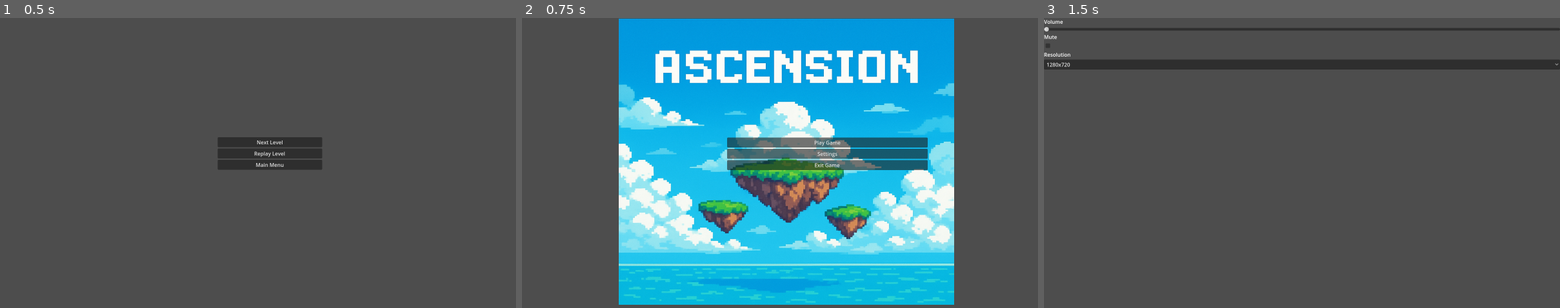
Above: before the commit, frames 1-3 (left to right).
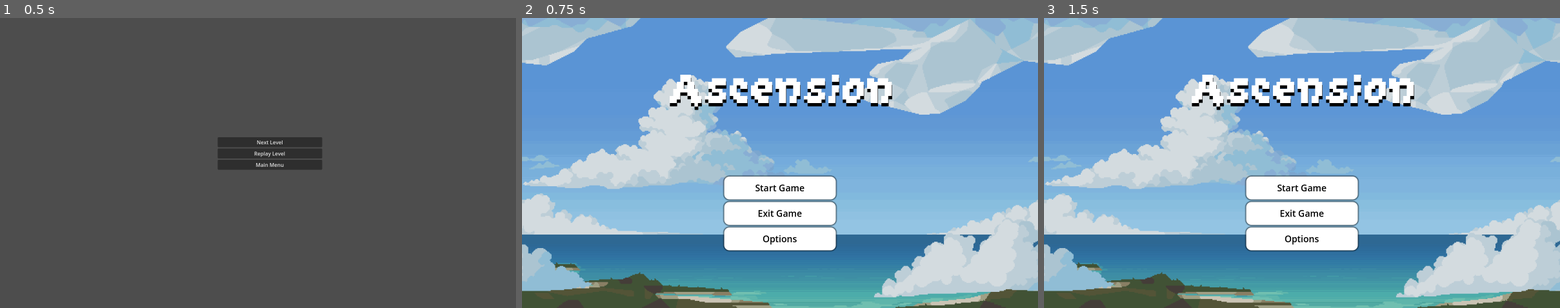
Above: after the commit, the same moments.

Repository: Lotarakuita/ASCENSION
Game: Godot game, scene res://scenes/Win screen 1.tscn
Two runs of this game, one before a commit and one after it. Both use one fixed random seed, a clock stepped at 60 frames per second and the inputs below. After the commit the project has no main scene; this scene is started directly in both runs.
Inputs (mouse positions are in pixels of both pictures, inside the frame that each line leads up to):
- Up to frame 1 (0.5 s): no input
- Up to frame 2 (0.75 s): click "Main Menu" at 0.5 s
- Up to frame 3 (1.5 s): click (1348, 154) at 1.25 s, where only the run before the commit has a clickable "Settings"

Frame 1 is identical in both runs. In frame 2, 97% of the frame differs, in the area x 0-100%, y 0-100%; in frame 3, 96%.

Commit message:
Worked on a new Main Menu/title screen

Diff:
--- a/project.godot
+++ b/project.godot
@@ -11,7 +11,6 @@
 [application]
 
 config/name="Ascension"
-run/main_scene="uid://dnxs7mvc2kk6h"
 config/features=PackedStringArray("4.4", "Forward Plus")
 config/icon="res://icon.svg"
 
--- /dev/null
+++ b/scenes/Title Screen.tscn
@@ -0,0 +1,135 @@
+[gd_scene load_steps=9 format=3 uid="uid://dfqyr8rfw1eaf"]
+
+[ext_resource type="Texture2D" uid="uid://dn28pp4ns4c8" path="res://World Design/Ocean/Ocean_3/5.png" id="1_83fn4"]
+[ext_resource type="Script" uid="uid://c47ggq3g14l8s" path="res://scripts/title_screen.gd" id="1_he3hc"]
+[ext_resource type="FontFile" uid="uid://dyg48fx1lqu1j" path="res://UI/GrapeSoda.ttf" id="2_he3hc"]
+
+[sub_resource type="StyleBoxTexture" id="StyleBoxTexture_aw7pl"]
+texture = ExtResource("1_83fn4")
+modulate_color = Color(0.903598, 0.903598, 0.903598, 1)
+
+[sub_resource type="StyleBoxEmpty" id="StyleBoxEmpty_83fn4"]
+
+[sub_resource type="StyleBoxFlat" id="StyleBoxFlat_83fn4"]
+bg_color = Color(0.821789, 0.821789, 0.821789, 1)
+corner_radius_top_left = 16
+corner_radius_top_right = 16
+corner_radius_bottom_right = 16
+corner_radius_bottom_left = 16
+shadow_size = 5
+
+[sub_resource type="StyleBoxFlat" id="StyleBoxFlat_he3hc"]
+bg_color = Color(0.625597, 0.625597, 0.625597, 1)
+corner_radius_top_left = 16
+corner_radius_top_right = 16
+corner_radius_bottom_right = 16
+corner_radius_bottom_left = 16
+shadow_size = 5
+
+[sub_resource type="StyleBoxFlat" id="StyleBoxFlat_acu0y"]
+bg_color = Color(1, 1, 1, 1)
+corner_radius_top_left = 16
+corner_radius_top_right = 16
+corner_radius_bottom_right = 16
+corner_radius_bottom_left = 16
+shadow_size = 5
+
+[node name="Title Screen" type="Control"]
+layout_mode = 3
+anchors_preset = 15
+anchor_right = 1.0
+anchor_bottom = 1.0
+grow_horizontal = 2
+grow_vertical = 2
+script = ExtResource("1_he3hc")
+
+[node name="Panel" type="Panel" parent="."]
+layout_mode = 1
+anchors_preset = 15
+anchor_right = 1.0
+anchor_bottom = 1.0
+grow_horizontal = 2
+grow_vertical = 2
+theme_override_styles/panel = SubResource("StyleBoxTexture_aw7pl")
+
+[node name="VBoxContainer" type="VBoxContainer" parent="."]
+layout_mode = 1
+anchors_preset = 8
+anchor_left = 0.5
+anchor_top = 0.5
+anchor_right = 0.5
+anchor_bottom = 0.5
+offset_left = -173.0
+offset_top = 42.0
+offset_right = 173.0
+offset_bottom = 271.0
+grow_horizontal = 2
+grow_vertical = 2
+theme_override_constants/separation = 8
+
+[node name="Play" type="Button" parent="VBoxContainer"]
+layout_mode = 2
+size_flags_vertical = 3
+theme_override_colors/font_hover_color = Color(0, 0, 0, 1)
+theme_override_colors/font_color = Color(0, 0, 0, 1)
+theme_override_colors/font_focus_color = Color(0, 0, 0, 1)
+theme_override_colors/font_pressed_color = Color(0, 0, 0, 1)
+theme_override_font_sizes/font_size = 28
+theme_override_styles/focus = SubResource("StyleBoxEmpty_83fn4")
+theme_override_styles/hover = SubResource("StyleBoxFlat_83fn4")
+theme_override_styles/pressed = SubResource("StyleBoxFlat_he3hc")
+theme_override_styles/normal = SubResource("StyleBoxFlat_acu0y")
+text = "Start Game"
+
+[node name="Options" type="Button" parent="VBoxContainer"]
+layout_mode = 2
+size_flags_vertical = 3
+theme_override_colors/font_hover_color = Color(0, 0, 0, 1)
+theme_override_colors/font_color = Color(0, 0, 0, 1)
+theme_override_colors/font_focus_color = Color(0, 0, 0, 1)
+theme_override_colors/font_pressed_color = Color(0, 0, 0, 1)
+theme_override_font_sizes/font_size = 28
+theme_override_styles/focus = SubResource("StyleBoxEmpty_83fn4")
+theme_override_styles/hover = SubResource("StyleBoxFlat_83fn4")
+theme_override_styles/pressed = SubResource("StyleBoxFlat_he3hc")
+theme_override_styles/normal = SubResource("StyleBoxFlat_acu0y")
+text = "Exit Game"
+
+[node name="Exit" type="Button" parent="VBoxContainer"]
+layout_mode = 2
+size_flags_vertical = 3
+theme_override_colors/font_hover_color = Color(0, 0, 0, 1)
+theme_override_colors/font_color = Color(0, 0, 0, 1)
+theme_override_colors/font_focus_color = Color(0, 0, 0, 1)
+theme_override_colors/font_pressed_color = Color(0, 0, 0, 1)
+theme_override_font_sizes/font_size = 28
+theme_override_styles/focus = SubResource("StyleBoxEmpty_83fn4")
+theme_override_styles/hover = SubResource("StyleBoxFlat_83fn4")
+theme_override_styles/pressed = SubResource("StyleBoxFlat_he3hc")
+theme_override_styles/normal = SubResource("StyleBoxFlat_acu0y")
+text = "Options"
+
+[node name="Label" type="Label" parent="."]
+layout_mode = 1
+anchors_preset = 8
+anchor_left = 0.5
+anchor_top = 0.5
+anchor_right = 0.5
+anchor_bottom = 0.5
+offset_left = -433.0
+offset_top = -384.0
+offset_right = 450.0
+offset_bottom = -76.0
+grow_horizontal = 2
+grow_vertical = 2
+theme_override_colors/font_shadow_color = Color(0, 0, 0, 1)
+theme_override_constants/shadow_offset_y = 10
+theme_override_fonts/font = ExtResource("2_he3hc")
+theme_override_font_sizes/font_size = 175
+text = "Ascension"
+horizontal_alignment = 1
+vertical_alignment = 1
+
+[connection signal="pressed" from="VBoxContainer/Play" to="." method="_on_play_pressed"]
+[connection signal="pressed" from="VBoxContainer/Options" to="." method="_on_options_pressed"]
+[connection signal="pressed" from="VBoxContainer/Exit" to="." method="_on_exit_pressed"]
--- a/scenes/main_menu.tscn
+++ /dev/null
@@ -1,52 +0,0 @@
-[gd_scene load_steps=3 format=3 uid="uid://dnxs7mvc2kk6h"]
-
-[ext_resource type="Script" uid="uid://ch58ntsaebqpa" path="res://scripts/main_menu.gd" id="1_l6cm7"]
-[ext_resource type="Texture2D" uid="uid://dkp6p6bnnnpkn" path="res://World Design/ChatGPT Image Jul 23, 2025, 09_13_55 AM.png" id="2_ekxnf"]
-
-[node name="main_menu" type="Control"]
-layout_mode = 3
-anchors_preset = 15
-anchor_right = 1.0
-anchor_bottom = 1.0
-offset_left = 135.0
-offset_top = 397.0
-offset_right = -1197.0
-offset_bottom = -398.0
-grow_horizontal = 2
-grow_vertical = 2
-script = ExtResource("1_l6cm7")
-
-[node name="MarginContainer" type="MarginContainer" parent="."]
-layout_mode = 0
-offset_left = 501.0
-offset_top = -51.0
-offset_right = 1123.0
-offset_bottom = 101.0
-
-[node name="VBoxContainer" type="VBoxContainer" parent="MarginContainer"]
-layout_mode = 2
-size_flags_vertical = 4
-
-[node name="Play" type="Button" parent="MarginContainer/VBoxContainer"]
-layout_mode = 2
-text = "Play Game"
-
-[node name="settings" type="Button" parent="MarginContainer/VBoxContainer"]
-layout_mode = 2
-text = "Settings"
-
-[node name="Exit" type="Button" parent="MarginContainer/VBoxContainer"]
-layout_mode = 2
-text = "Exit Game"
-
-[node name="Node2D" type="Node2D" parent="."]
-
-[node name="Sprite2D" type="Sprite2D" parent="Node2D"]
-z_index = -4096
-position = Vector2(685, 49.25)
-scale = Vector2(1.01562, 0.867676)
-texture = ExtResource("2_ekxnf")
-
-[connection signal="pressed" from="MarginContainer/VBoxContainer/Play" to="." method="_on_play_pressed"]
-[connection signal="pressed" from="MarginContainer/VBoxContainer/settings" to="." method="_on_settings_pressed"]
-[connection signal="pressed" from="MarginContainer/VBoxContainer/Exit" to="." method="_on_exit_pressed"]
--- a/scenes/win_screen_1.gd
+++ b/scenes/win_screen_1.gd
@@ -7,4 +7,4 @@
 	get_tree().change_scene_to_file("res://scenes/game_(test).tscn")
 
 func _on_main_menu_pressed() -> void:
-	get_tree().change_scene_to_file("res://scenes/main_menu.tscn")
+	get_tree().change_scene_to_file("res://scenes/Title Screen.tscn")
--- a/scripts/main_menu.gd
+++ b/scripts/title_screen.gd
@@ -4,7 +4,7 @@
 func _on_play_pressed() -> void:
 	get_tree().change_scene_to_file("res://scenes/game_(test).tscn")
 
-func _on_settings_pressed() -> void:
+func _on_options_pressed() -> void:
 	get_tree().change_scene_to_file("res://scenes/settings.tscn")
 
 func _on_exit_pressed() -> void:
Binary file added: UI/GrapeSoda.ttf
Not shown, added: UI/GrapeSoda.ttf.import
Not shown, removed: scripts/main_menu.gd.uid
Not shown, added: scripts/title_screen.gd.uid
